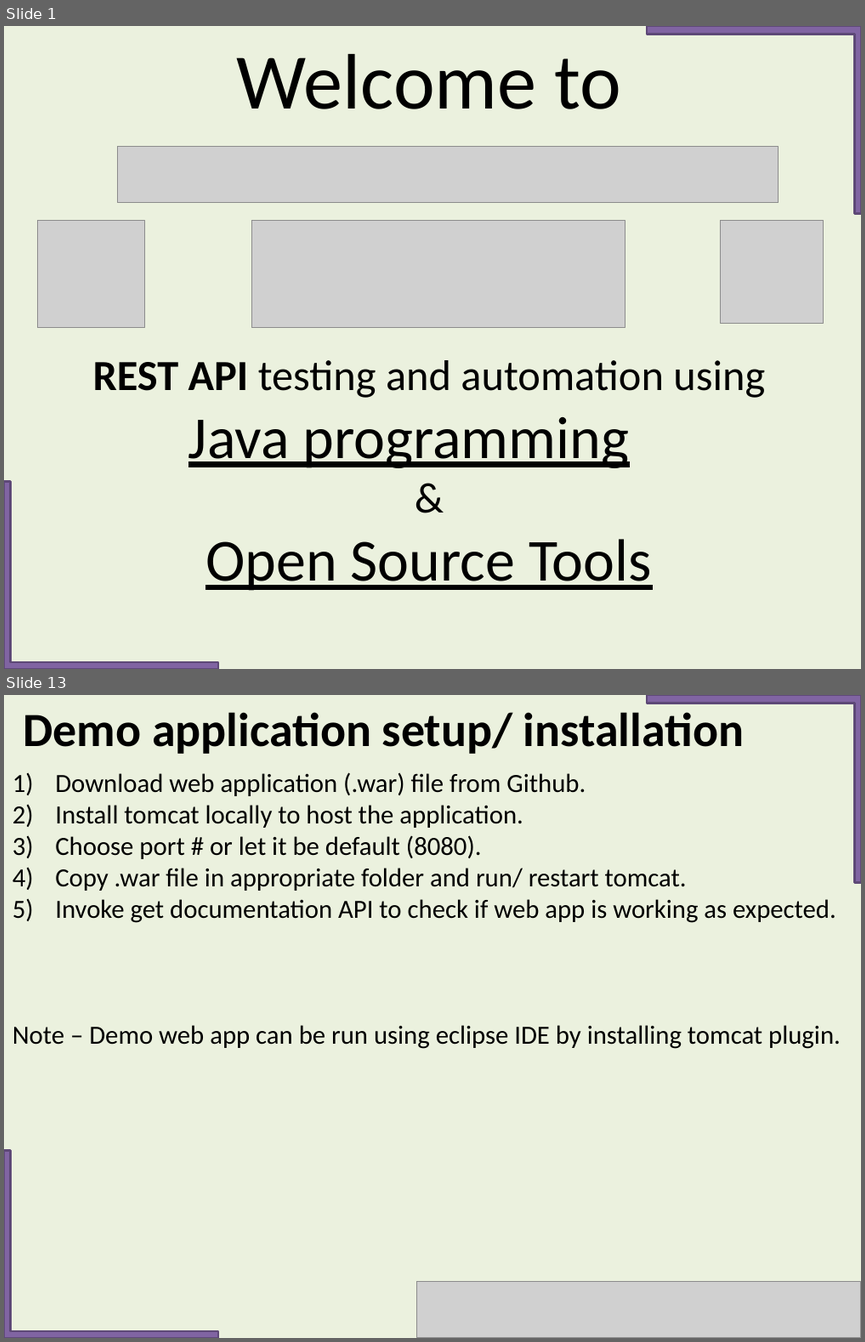
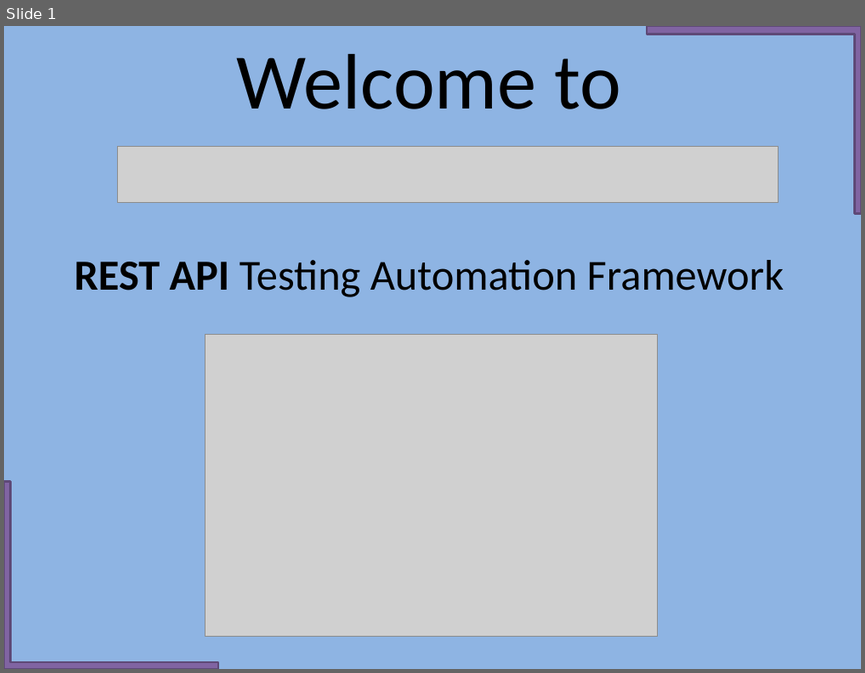
Before and after one commit to imademethink/imademethink_REST_api_automation, a slide deck: PPT_testing_using_Java/REST_API_Testing_Using_Programming_Java.pptx. Shown one above the other, each under a label of ours: slides 1 and 13 before the commit, slide 1 after it; the slides between them are not shown. The pictures are 865x1342 and 865x673 pixels, drawn with LibreOffice and Linux fonts; fonts in the diff are those of the drawing; grey boxes stand for pictures. Boxes give left, top, right and bottom in pixels: in the first picture for what was removed or moved away, otherwise in the second. Text is boxed around its words. In the diff, an @@ line names an element or a change of style, - is before the commit and + after.

```diff
--- a/PPT_testing_using_Java/REST_API_Testing_Using_Programming_Java.pptx
+++ b/PPT_testing_using_Java/REST_API_Testing_Using_Programming_Java.pptx
@@ slide 13 removed at (4,695,861,1338), background #EBF1DE @@
@@ text removed at (23,712,744,754) @@
-Demo application setup/ installation
@@ corner removed at (647,695,861,883) @@
@@ text removed at (12,772,840,1049) @@
-1) Download web application (.war) file from Github.
-2) Install tomcat locally to host the application.
-3) Choose port # or let it be default (8080).
-4) Copy .war file in appropriate folder and run/ restart tomcat.
-5) Invoke get documentation API to check if web app is working as expected.
-Note – Demo web app can be run using eclipse IDE by installing tomcat plugin.
@@ corner removed at (4,1150,218,1338) @@
@@ picture removed at (417,1281,861,1338) @@
@@ slide 1 changed as well @@
@@ background #EBF1DE to #8EB4E3 @@
@@ picture removed at (37,221,144,328) @@
@@ picture removed at (251,221,624,328) @@
@@ picture removed at (721,221,823,324) @@
@@ text at (75,260,783,297): text changed @@
-REST API testing and automation using
-Java programming
-&
-Open Source Tools
+REST API Testing Automation Framework
@@ picture added at (205,334,658,635) @@
```
Also in this commit, not shown: 1 slide added, 20 other slides removed.
